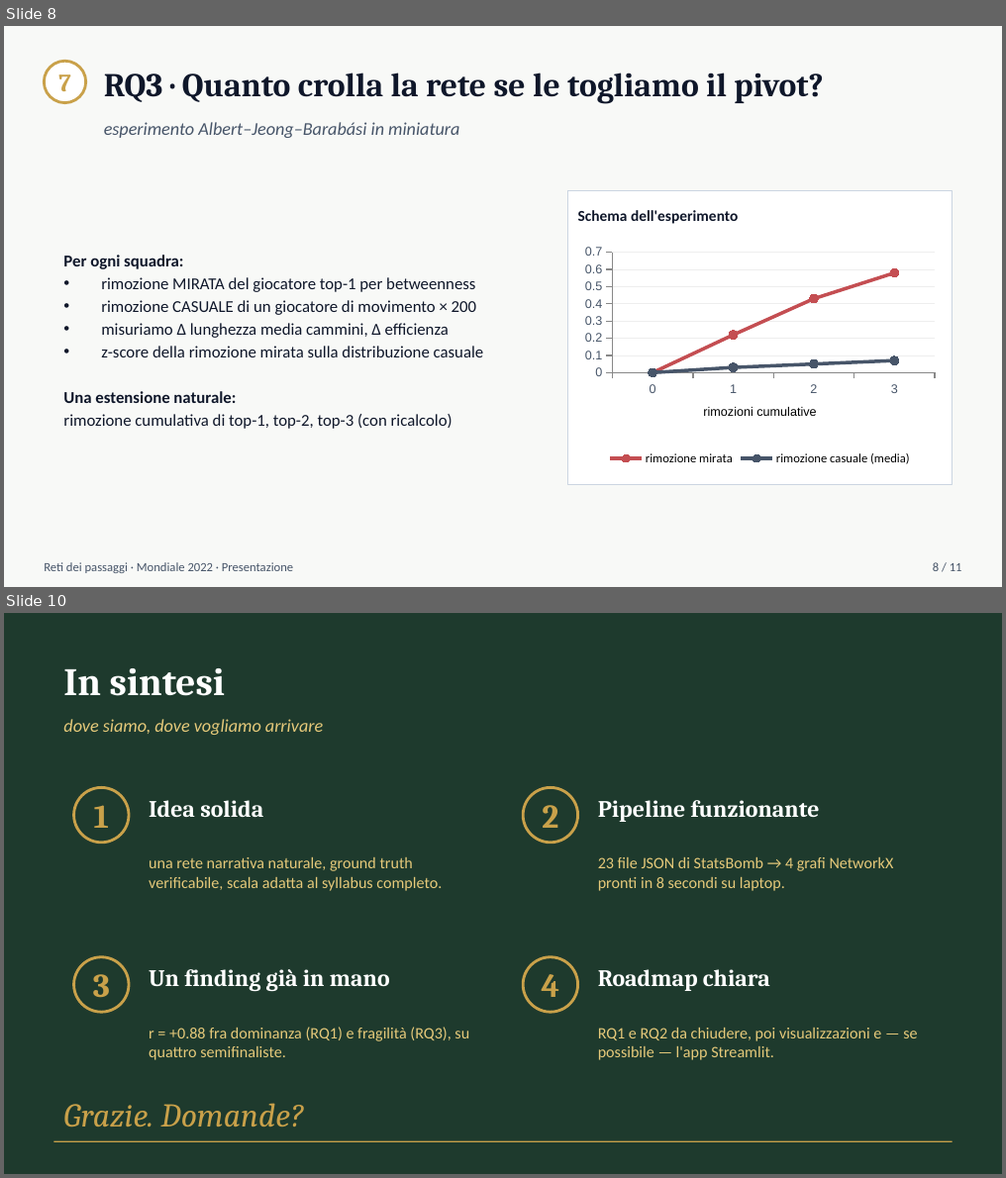
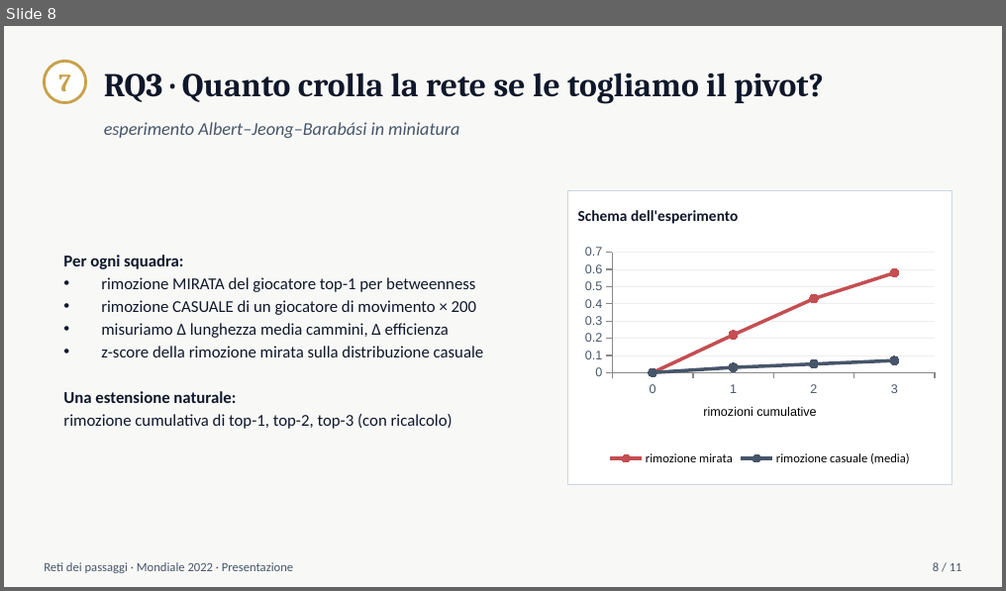
Before and after one commit to Francesco-Bongio/ProgettoAVRC, a slide deck: presentazioneAVRC.pptx. Shown one above the other, each under a label of ours: slides 8 and 10 before the commit, slide 8 after it; the slides between them are not shown. The pictures are 1006x1178 and 1006x591 pixels, drawn with LibreOffice and Linux fonts; fonts in the diff are those of the drawing. Boxes give left, top, right and bottom in pixels: in the first picture for what was removed or moved away, otherwise in the second. Text is boxed around its words. In the diff, an @@ line names an element or a change of style, - is before the commit and + after.

```diff
--- a/presentazioneAVRC.pptx
+++ b/presentazioneAVRC.pptx
@@ slide 10 removed at <box>4,613,1002,1174</box>, background #1E3A2D @@
@@ text removed at <box>63,668,225,696</box> @@
-In sintesi
@@ text removed at <box>63,719,323,735</box> @@
-dove siamo, dove vogliamo arrivare
@@ ellipse removed at <box>74,787,129,843</box> @@
@@ ellipse removed at <box>523,787,578,843</box> @@
@@ text removed at <box>94,805,109,828</box> @@
-1
@@ text removed at <box>149,800,263,817</box> @@
-Idea solida
@@ text removed at <box>542,805,558,828</box> @@
-2
@@ text removed at <box>598,800,820,822</box> @@
-Pipeline funzionante
@@ text removed at <box>149,858,442,891</box> @@
-una rete narrativa naturale, ground truth verificabile, scala adatta al syllabus completo.
@@ text removed at <box>598,858,894,891</box> @@
-23 file JSON di StatsBomb → 4 grafi NetworkX pronti in 8 secondi su laptop.
@@ ellipse removed at <box>74,958,129,1012</box> @@
@@ ellipse removed at <box>523,958,578,1012</box> @@
@@ text removed at <box>93,974,110,998</box> @@
-3
@@ text removed at <box>149,969,390,991</box> @@
-Un finding già in mano
@@ text removed at <box>542,974,560,997</box> @@
-4
@@ text removed at <box>598,969,770,991</box> @@
-Roadmap chiara
@@ text removed at <box>149,1027,469,1060</box> @@
-r = +0.88 fra dominanza (RQ1) e fragilità (RQ3), su quattro semifinaliste.
@@ text removed at <box>598,1028,917,1060</box> @@
-RQ1 e RQ2 da chiudere, poi visualizzazioni e — se possibile — l'app Streamlit.
@@ text removed at <box>63,1103,304,1128</box> @@
-Grazie. Domande?
@@ line removed from (54, 1142) to (952, 1142) @@
```
Also in this commit, not shown: 3 slides changed, 1 slide added, 3 other files.
